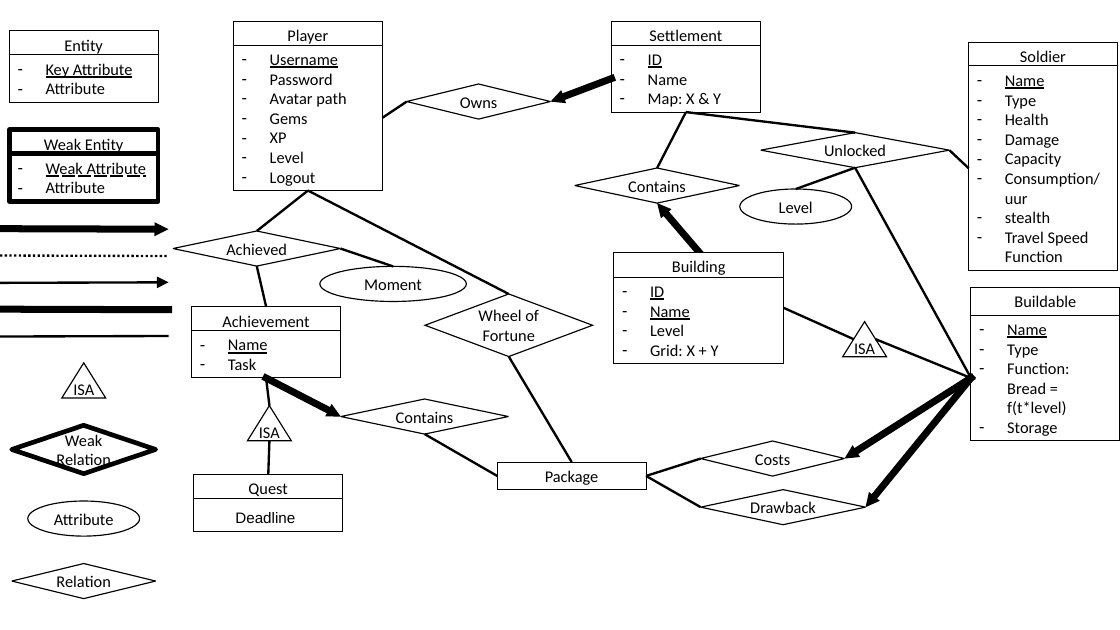
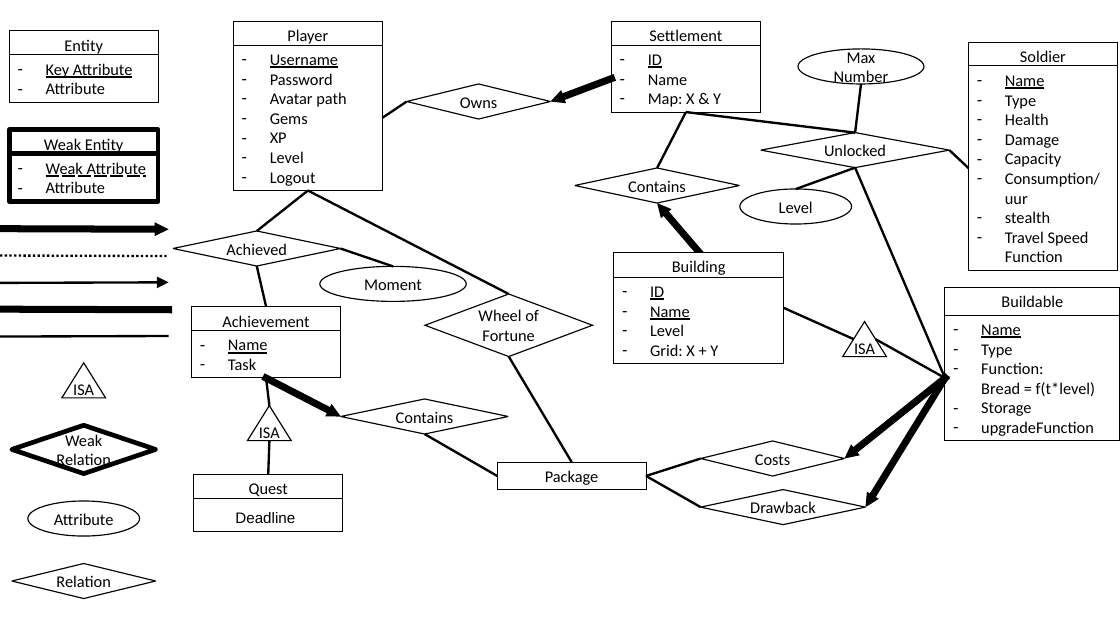
Before and after one commit to JeCheeseSmith/Clash-of-ppdb-s, a slide deck: slide 1 of documentation/database/ER-Diagram.pptx. Drawn at 1120x630 pixels with LibreOffice and Linux fonts; fonts in the diff are those of the drawing; background and template pictures are left out. Boxes give left, top, right and bottom in pixels: in the first picture for what was removed or moved away, otherwise in the second. Text is boxed around its words. In the diff, an @@ line names an element or a change of style, - is before the commit and + after.

Commit message:
added upgradeFunction & maxlevel

```diff
--- a/documentation/database/ER-Diagram.pptx
+++ b/documentation/database/ER-Diagram.pptx
@@ ellipse added at (x1=798, y1=49, x2=924, y2=84), outline #000000 1 pt, 14.1 pt, text #000000 @@
+Max Number
@@ line added from (861, 84) to (855, 133), #000000 2 pt @@
@@ line moved from (855, 168) - (971, 378) to (855, 168) - (945, 378) @@
@@ rectangle "Buildable" resized from (x1=971, y1=287, x2=1120, y2=315) to (x1=945, y1=287, x2=1120, y2=315) @@
@@ rectangle "Name" resized from (x1=971, y1=315, x2=1120, y2=441) to (x1=945, y1=315, x2=1120, y2=441) @@
@@ line moved from (875, 339) - (971, 378) to (875, 339) - (945, 378) @@
@@ arrow moved from (971, 378) - (844, 459) to (945, 378) - (844, 459) @@
@@ arrow moved from (971, 378) - (865, 507) to (945, 378) - (865, 507) @@
@@ text in rectangle at (x1=981, y1=421, x2=1094, y2=436): paragraph added @@
+– upgradeFunction
```
Also in this commit, not shown: 4 other files.
